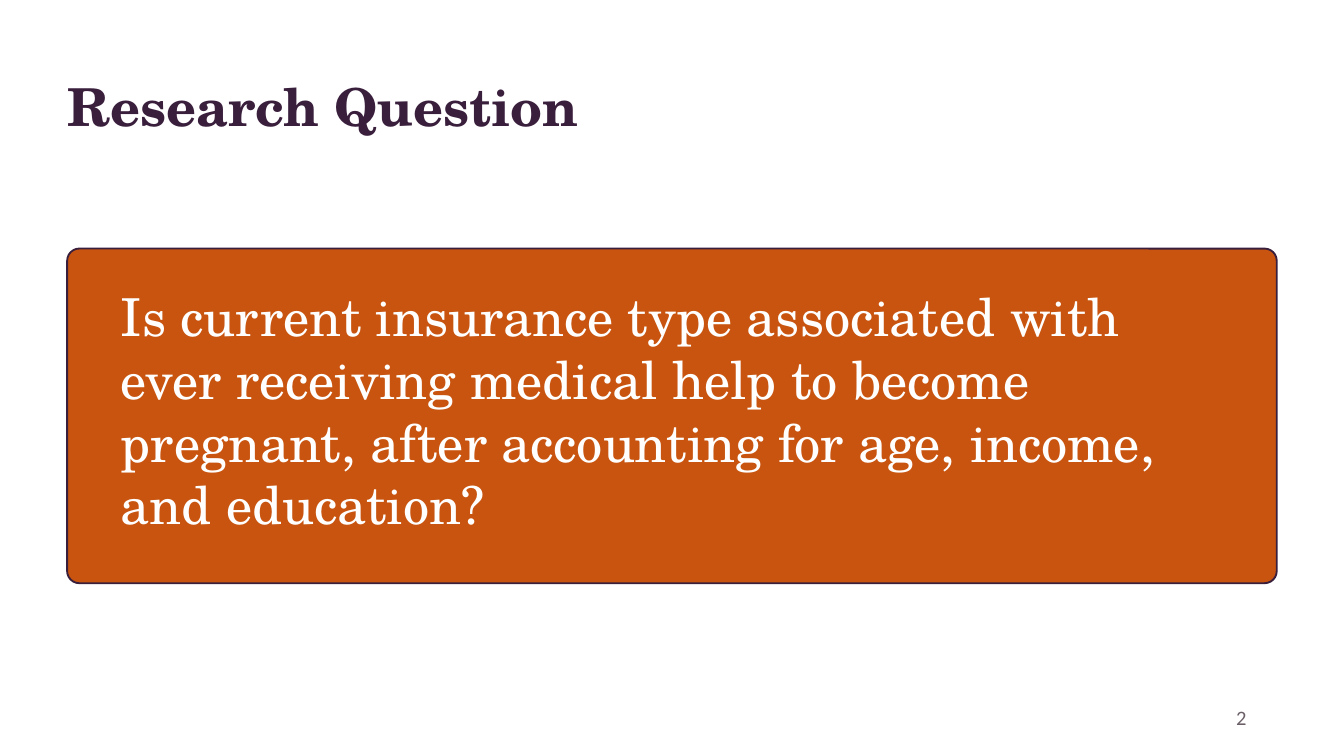
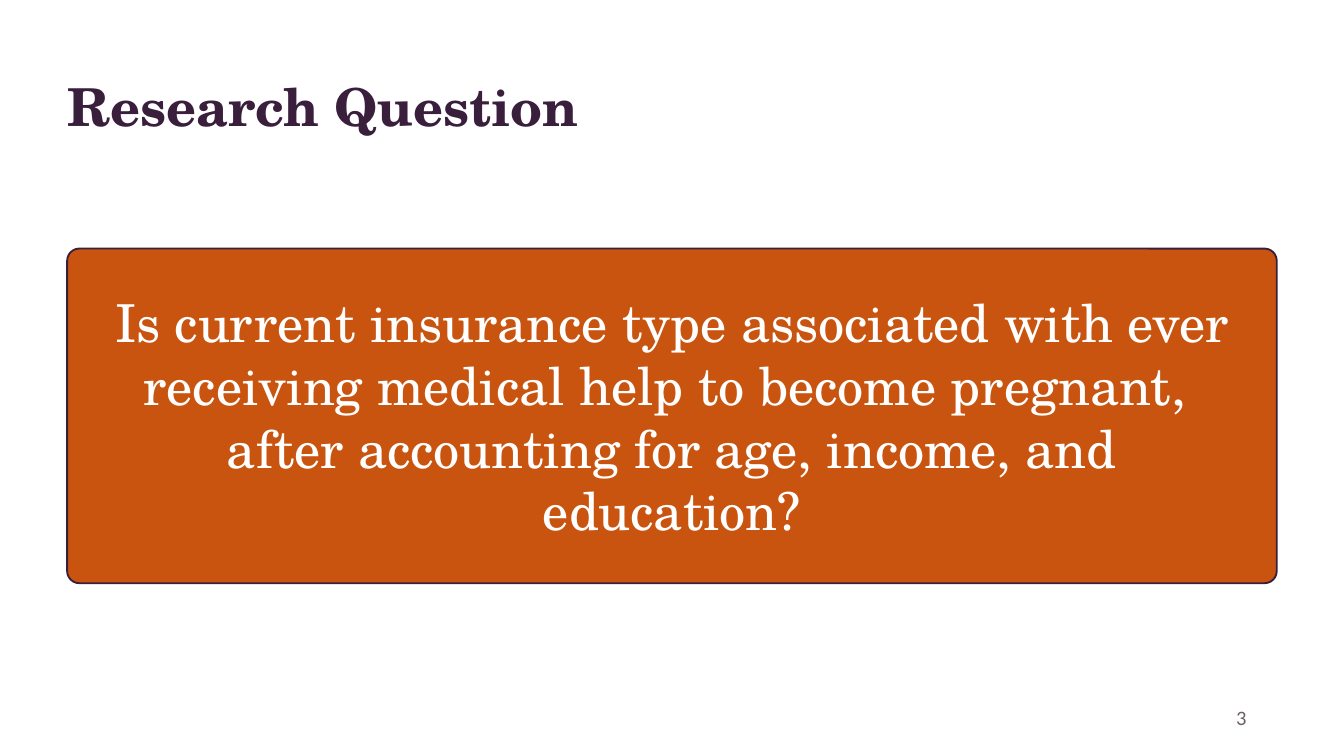
Before and after one commit to gracienl/reproductive-health-analysis, a slide deck: slide 3 of presentation/insurance fertility.pptx (slide 2 before the commit). Drawn at 1344x756 pixels with LibreOffice and Linux fonts; fonts in the diff are those of the drawing. Boxes give left, top, right and bottom in pixels: in the first picture for what was removed or moved away, otherwise in the second. Text is boxed around its words. In the diff, an @@ line names an element or a change of style, - is before the commit and + after.

```diff
--- a/presentation/insurance fertility.pptx
+++ b/presentation/insurance fertility.pptx
@@ text at box(115, 303, 1229, 531): text changed @@
-Is current insurance type associated with ever receiving medical help to become pregnant, after accounting for age, income, and education?
+Is current insurance type associated with ever receiving medical help to become pregnant,
+after accounting for age, income, and education?
@@ page number at box(1236, 711, 1246, 725): text changed @@
-2
+3
```
Also in this commit, not shown: 9 other slides changed, 1 slide removed, 3 other files.
